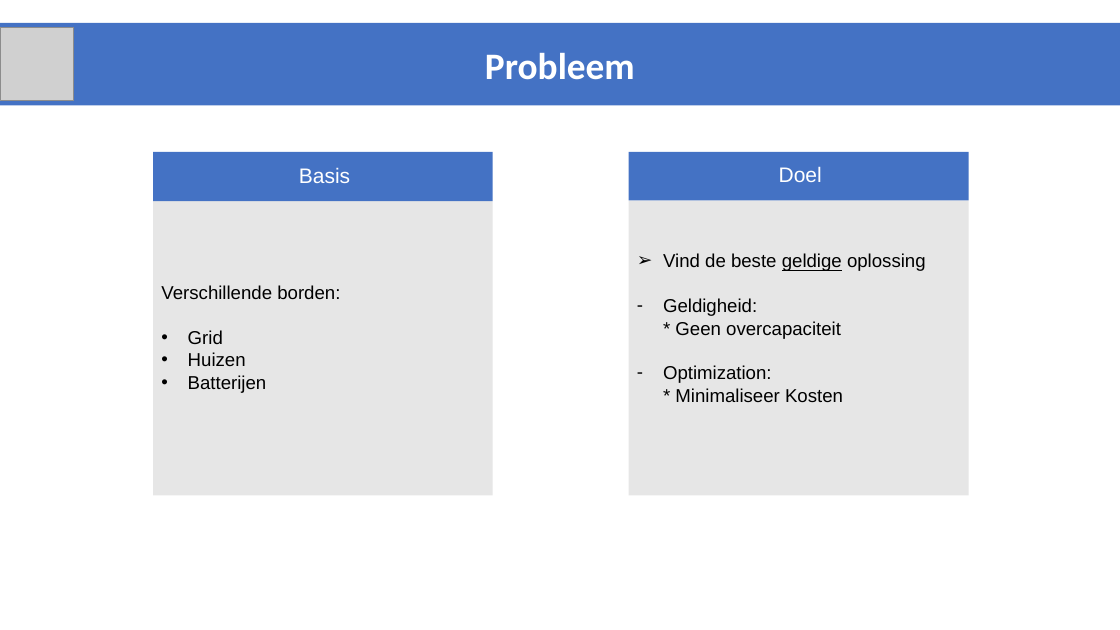
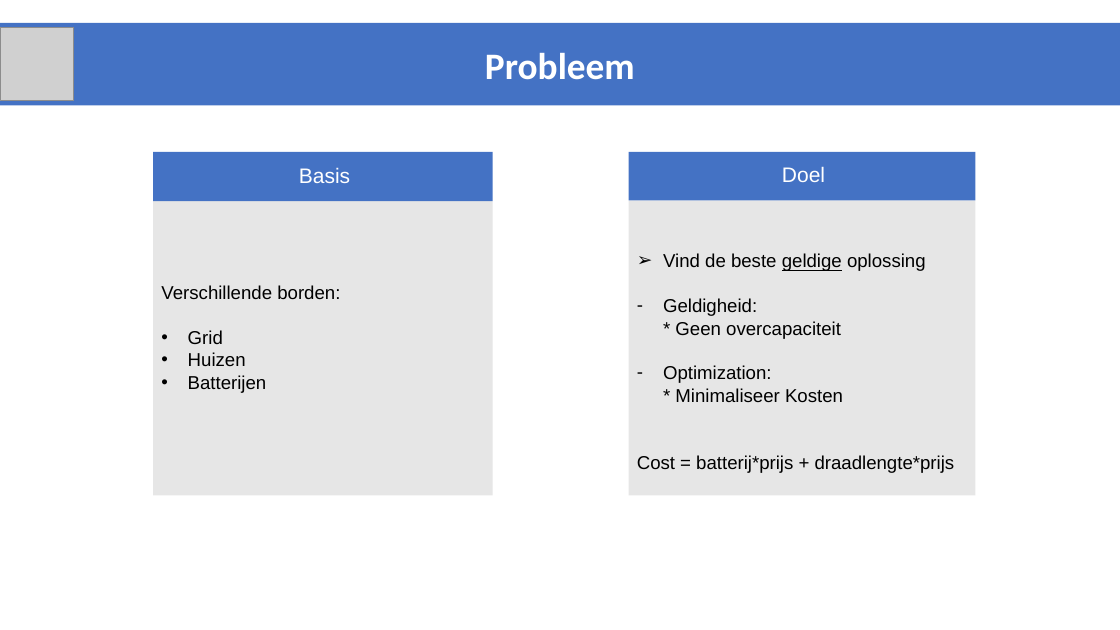
Before and after one commit to JappaB/Advanced-Heuristics, a slide deck: slide 9 of resultaten/Resultaten na goede Hillclimber/Smartgrids_2017_advancedHeuristics_VerdeniusBakker/Final Presentation.pptx (slide 11 before the commit). Drawn at 1120x630 pixels with LibreOffice and Linux fonts; fonts in the diff are those of the drawing; grey boxes stand for pictures. Boxes give left, top, right and bottom in pixels: in the first picture for what was removed or moved away, otherwise in the second. Text is boxed around its words. In the diff, an @@ line names an element or a change of style, - is before the commit and + after.

```diff
--- a/resultaten/Resultaten na goede Hillclimber/Smartgrids_2017_advancedHeuristics_VerdeniusBakker/Final Presentation.pptx
+++ b/resultaten/Resultaten na goede Hillclimber/Smartgrids_2017_advancedHeuristics_VerdeniusBakker/Final Presentation.pptx
@@ rectangle "Doel" resized from (x1=628, y1=152, x2=969, y2=201) to (x1=628, y1=152, x2=975, y2=201) @@
@@ rectangle "Vind de beste geldige oplossing" resized from (x1=628, y1=201, x2=969, y2=496) to (x1=628, y1=201, x2=975, y2=496) @@
@@ text in rectangle at (x1=637, y1=455, x2=955, y2=473): paragraph added @@
+Cost = batterij*prijs + draadlengte*prijs
```
Also in this commit, not shown: 6 other slides changed, 6 slides added, 5 slides removed, 23 other files.
